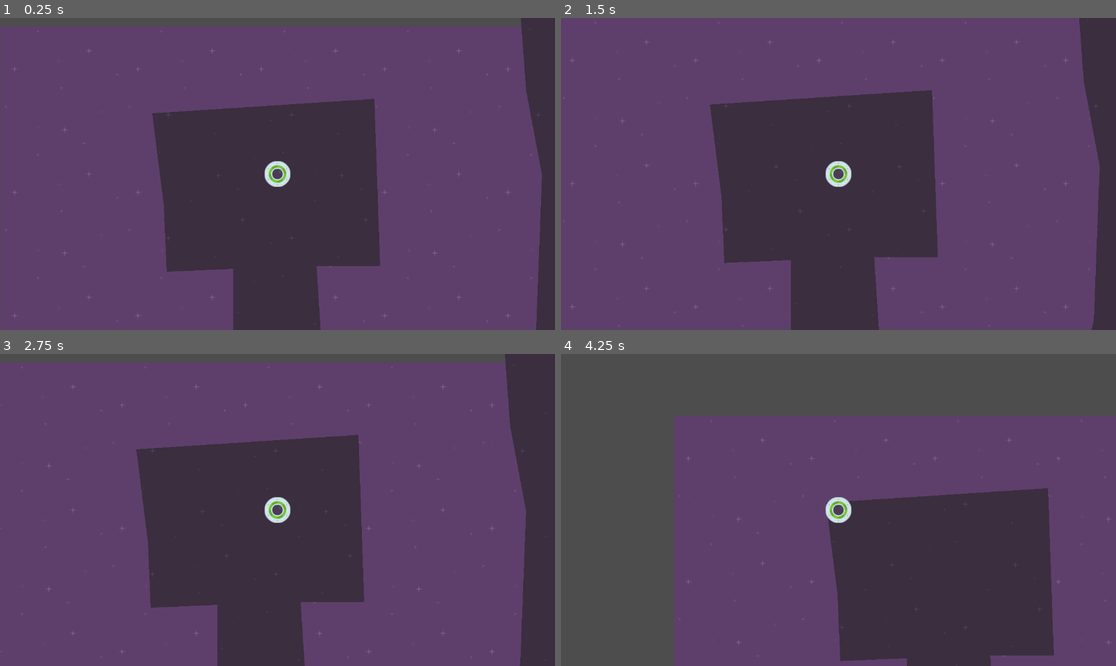
Above: before the commit, frames 1-4 (two rows, left to right).
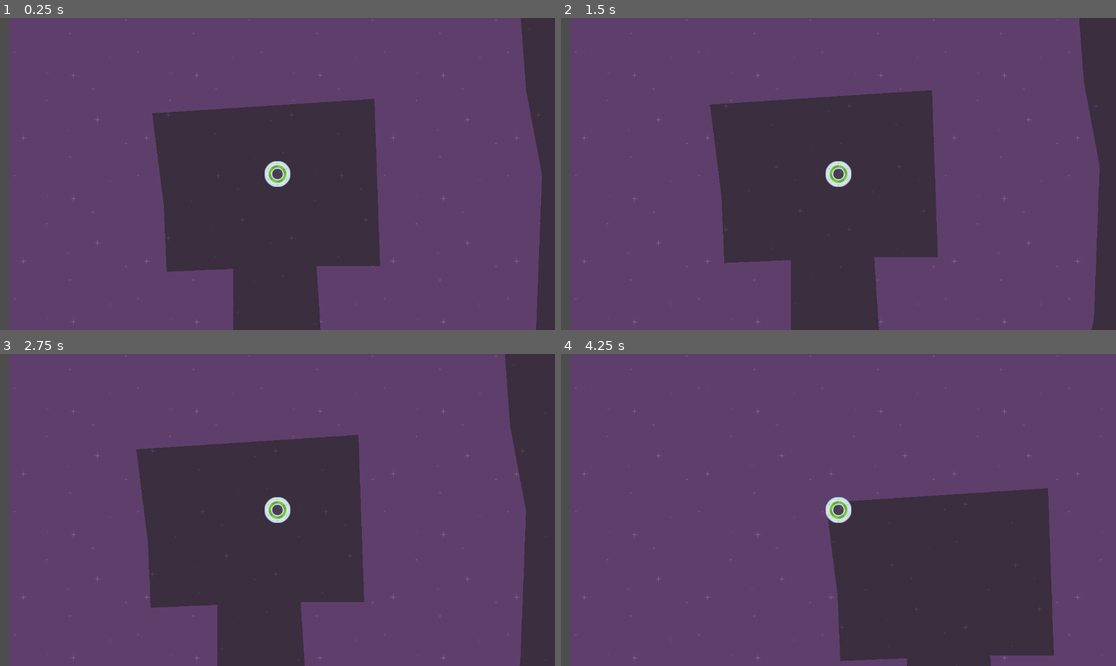
Above: after the commit, the same moments.

Repository: nplayer89/speedySaucer
Game: Godot game, scene res://level_1.tscn
Same seed, same stepped clock (60 frames per second), same inputs: the game is played once before the commit and once after it.
Inputs:
- Up to frame 1 (0.25 s): no input
- Up to frame 2 (1.5 s): tap Enter at 0.5 s; hold Right (move_right) 0.53-1.28 s; hold Down (move_down) from 1.28 s (still down)
- Up to frame 3 (2.75 s): release Down (move_down) at 2.03 s; hold Right (move_right) from 2.03 s (still down)
- Up to frame 4 (4.25 s): release Right (move_right) at 2.78 s; hold Up (move_up) 2.78-3.53 s; hold Left (move_left) from 3.53 s (still down)

The runs differ from the first frame. In frame 1, 4.1% of the frame differs, in the area x 0-96%, y 0-100%; in frame 2, 1.8%; in frame 3, 4.1%; in frame 4, 34%, in the area x 1-100%, y 0-100%.

Commit message:
add canvas layer

Diff:
--- a/level_1.tscn
+++ b/level_1.tscn
@@ -8,10 +8,15 @@
 [node name="Level1" type="Node2D"]
 script = ExtResource("1_xrewa")
 
-[node name="Background" type="TextureRect" parent="."]
+[node name="CanvasLayer" type="CanvasLayer" parent="."]
+layer = -10
+
+[node name="Background" type="TextureRect" parent="CanvasLayer"]
 z_index = -100
-offset_right = 1152.0
-offset_bottom = 648.0
+offset_left = 19.0
+offset_top = -96.0
+offset_right = 1235.0
+offset_bottom = 754.0
 texture = ExtResource("1_7uiy4")
 stretch_mode = 1
 
